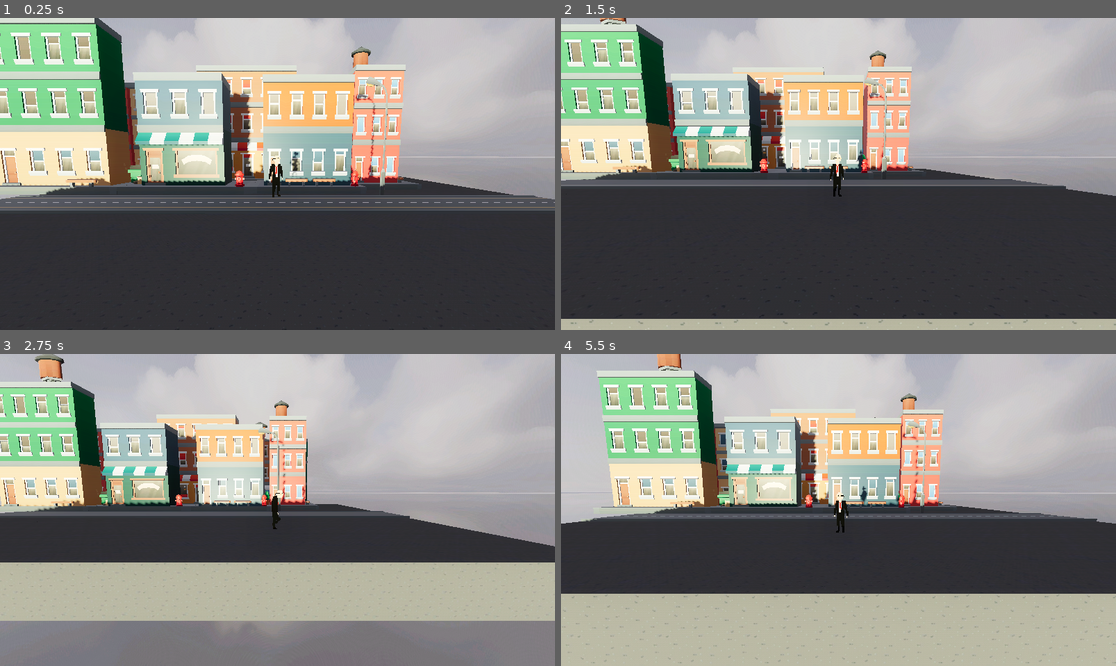
Above: before the commit, frames 1-4 (two rows, left to right).
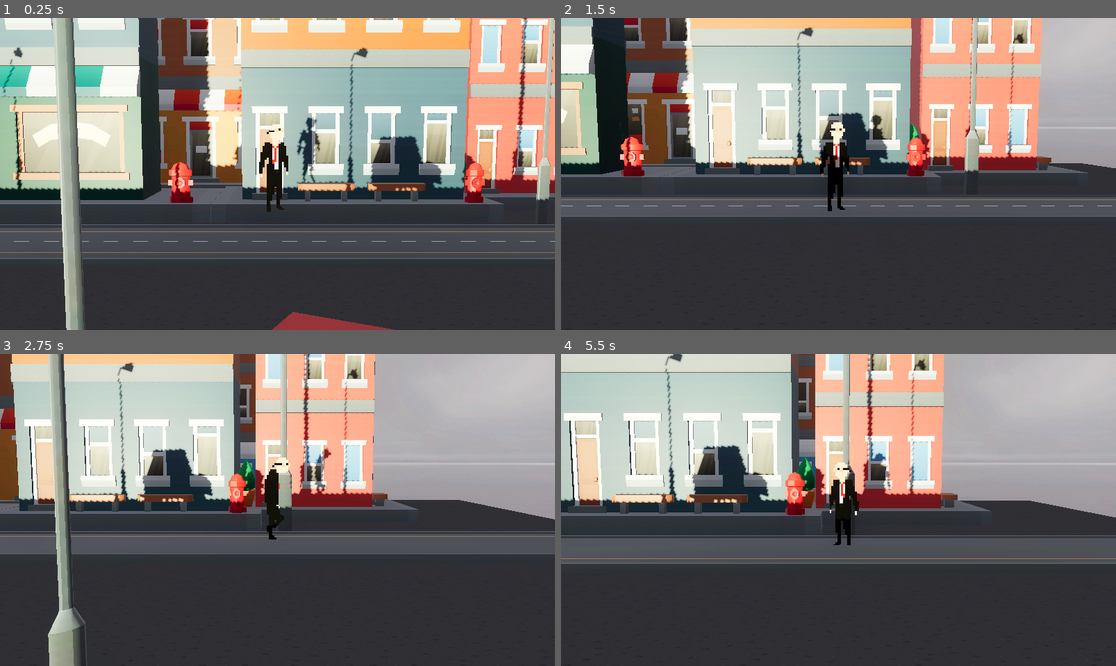
Above: after the commit, the same moments.

Repository: Fellagon-dev/Memento-Mori
Game: Godot game, scene res://MementoMori.tscn
Two runs of this game, one before a commit and one after it. Both use one fixed random seed, a clock stepped at 60 frames per second and the inputs below. This scene is started directly instead of the project's main scene.
Inputs:
- Up to frame 1 (0.25 s): no input
- Up to frame 2 (1.5 s): tap Enter (ui_accept) at 0.5, 0.77 s; hold Right (ui_right) 0.53-1.28 s; tap W (ke_atas) at 0.6 s; hold Down (ui_down) from 1.28 s (still down); tap S (ke_bawah) at 1.35 s
- Up to frame 3 (2.75 s): tap Enter (ui_accept) at 1.52 s; release Down (ui_down) at 2.03 s; hold Right (ui_right) from 2.03 s (still down); tap D (ke_kanan) at 2.1 s
- Up to frame 4 (5.5 s): release Right (ui_right) at 2.78 s; hold Up (ui_up) 2.78-3.53 s; tap A (ke_kiri) at 2.85 s; tap Enter (ui_accept) at 3.02, 3.77, 4.52 s; hold Left (ui_left) 3.53-5.03 s; tap Space (loncat) at 3.6 s; tap W (ke_atas) at 4.35 s; hold Down (ui_down) from 5.03 s (still down); tap S (ke_bawah) at 5.1 s

The runs differ from the first frame. In frame 1, 65% of the frame differs, in the area x 0-100%, y 0-100%; in frame 2, 50%; in frame 3, 72%; in frame 4, 63%.

Commit message:
#0013-Populate the scene

Diff:
--- a/MementoMori.tscn
+++ b/MementoMori.tscn
@@ -12,6 +12,7 @@
 [ext_resource type="PackedScene" uid="uid://s0l6yoret2bm" path="res://Buildings-Proto/building_g_2.tscn" id="10_wmyv0"]
 [ext_resource type="PackedScene" uid="uid://cykh3v0na27dg" path="res://City-Props/streetlight_2.tscn" id="11_205m1"]
 [ext_resource type="MeshLibrary" uid="uid://cb6es0vjr5gpw" path="res://Meshlibs/Road.tres" id="12_x0f6v"]
+[ext_resource type="PackedScene" uid="uid://ch76kkq7afqwn" path="res://City-Props/car_hatchback_2.tscn" id="13_wmyv0"]
 
 [sub_resource type="WorldBoundaryShape3D" id="WorldBoundaryShape3D_5vhrv"]
 
@@ -43,15 +44,16 @@
 [sub_resource type="CameraAttributesPractical" id="CameraAttributesPractical_5lnu0"]
 dof_blur_far_enabled = true
 dof_blur_far_distance = 6.51
+dof_blur_near_enabled = true
 
 [node name="Game" type="Node3D"]
 
 [node name="CharacterBody3D" parent="." instance=ExtResource("1_5vhrv")]
-transform = Transform3D(0.233428, 0, 0, 0, 0.233428, 0, 0, 0, 1.0471, -0.0183003, 1.76832, -0.00393856)
+transform = Transform3D(0.233428, 0, 0, 0, 0.233428, 0, 0, 0, 1.0471, -0.0183003, 1.76832, -0.954792)
 
 [node name="Camera3D" type="Camera3D" parent="CharacterBody3D"]
-transform = Transform3D(4.28398, 0, 0, 0, 4.26423, 0.410833, 0, -0.0915863, 0.950617, 0.232928, 4.79642, 4.6937)
-fov = 81.9606
+transform = Transform3D(4.28398, 0, 0, 0, 4.26423, 0.410833, 0, -0.0915863, 0.950617, 0.239183, 4.79642, 6.10709)
+fov = 35.472
 
 [node name="StaticBody3D" type="StaticBody3D" parent="."]
 
@@ -106,3 +108,18 @@
 data = {
 "cells": PackedInt32Array(65531, 65535, 1048576, 65532, 65535, 1048576, 65533, 65535, 1048576, 65534, 65535, 1048576, 65535, 65535, 1441792, 0, 65535, 1441792, 4, 65535, 1441792, 3, 65535, 1441792, 2, 65535, 1441792, 1, 65535, 1441792)
 }
+
+[node name="streetlight3" parent="." instance=ExtResource("11_205m1")]
+transform = Transform3D(-1.40863, 0, -0.845374, 0, 2.63701, 0, 2.22926, 0, -0.534175, -3.48735, 1, 3.93539)
+
+[node name="streetlight5" parent="." instance=ExtResource("11_205m1")]
+transform = Transform3D(-1.40863, 0, -0.845374, 0, 2.63701, 0, 2.22926, 0, -0.534175, -6.41044, 1, 3.93539)
+
+[node name="streetlight6" parent="." instance=ExtResource("11_205m1")]
+transform = Transform3D(-1.40863, 0, -0.845374, 0, 2.63701, 0, 2.22926, 0, -0.534175, 3.3523, 1, 3.93539)
+
+[node name="streetlight4" parent="." instance=ExtResource("11_205m1")]
+transform = Transform3D(-1.67305, 0, -0.772966, 0, 2.63701, 0, 2.03832, 0, -0.634447, -0.595195, 1, 3.9627)
+
+[node name="car_hatchback2" parent="." instance=ExtResource("13_wmyv0")]
+transform = Transform3D(0.867727, 0, 1.23783, 0, 2.54684, 0, -1.8189, 0, 0.59052, 0.335257, 1.15822, 4.16206)
Not shown: 1 places in MementoMori.tscn that only renumber resources
